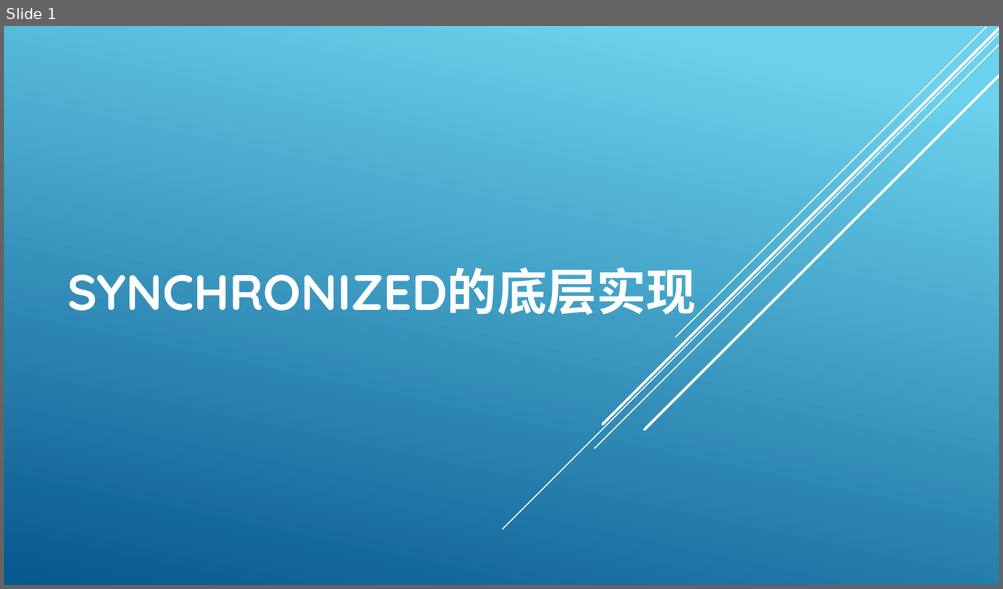
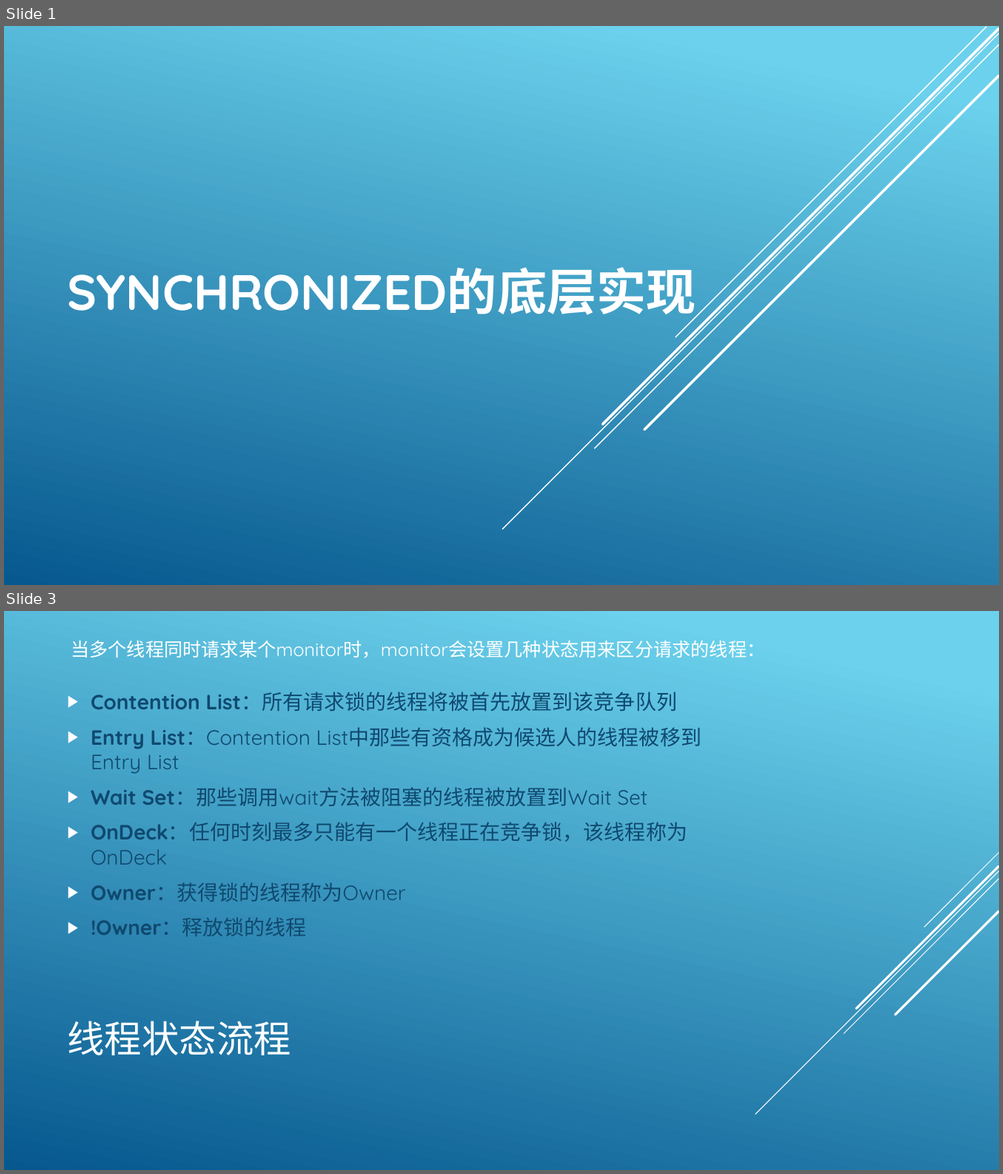
Before and after one commit to twfx7758/blchina, a slide deck: notebook/javaer/ppt/1.Synchronized的底层实现原理.pptx. Shown one above the other, each under a label of ours: slide 1 before the commit, slides 1 and 3 after it; the slides between them are not shown. The pictures are 1003x589 and 1003x1174 pixels, drawn with LibreOffice and Linux fonts; fonts in the diff are those of the drawing. Boxes give left, top, right and bottom in pixels: in the first picture for what was removed or moved away, otherwise in the second. Text is boxed around its words. In the diff, an @@ line names an element or a change of style, - is before the commit and + after.

```diff
--- a/notebook/javaer/ppt/1.Synchronized的底层实现原理.pptx
+++ b/notebook/javaer/ppt/1.Synchronized的底层实现原理.pptx
@@ slide 3 added at (4, 611, 999, 1170), background gradient #6ED2EB to #06588E @@
@@ text added at (71, 640, 765, 658), 18 pt, text #FFFFFF @@
+当多个线程同时请求某个monitor时，monitor会设置几种状态用来区分请求的线程：
@@ text added at (91, 692, 687, 937), 20 pt, text #0F496F @@
+▶ Contention List：所有请求锁的线程将被首先放置到该竞争队列
+▶ Entry List：Contention List中那些有资格成为候选人的线程被移到Entry List
+▶ Wait Set：那些调用wait方法被阻塞的线程被放置到Wait Set
+▶ OnDeck：任何时刻最多只能有一个线程正在竞争锁，该线程称为OnDeck
+▶ Owner：获得锁的线程称为Owner
+▶ !Owner：释放锁的线程
@@ group added at (755, 853, 999, 1115): 5 lines @@
@@ title added at (68, 1021, 291, 1056), 36 pt, text #FFFFFF @@
+线程状态流程
```
Also in this commit, not shown: 1 slide changed, 2 other slides added, 5 other files.
